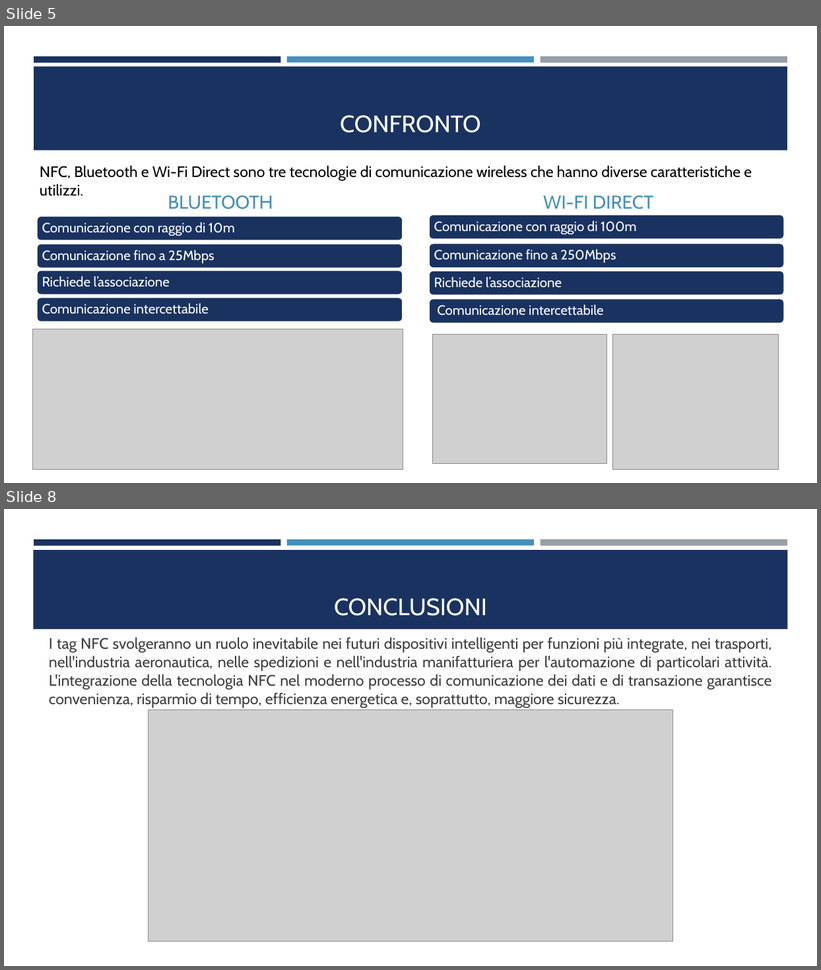
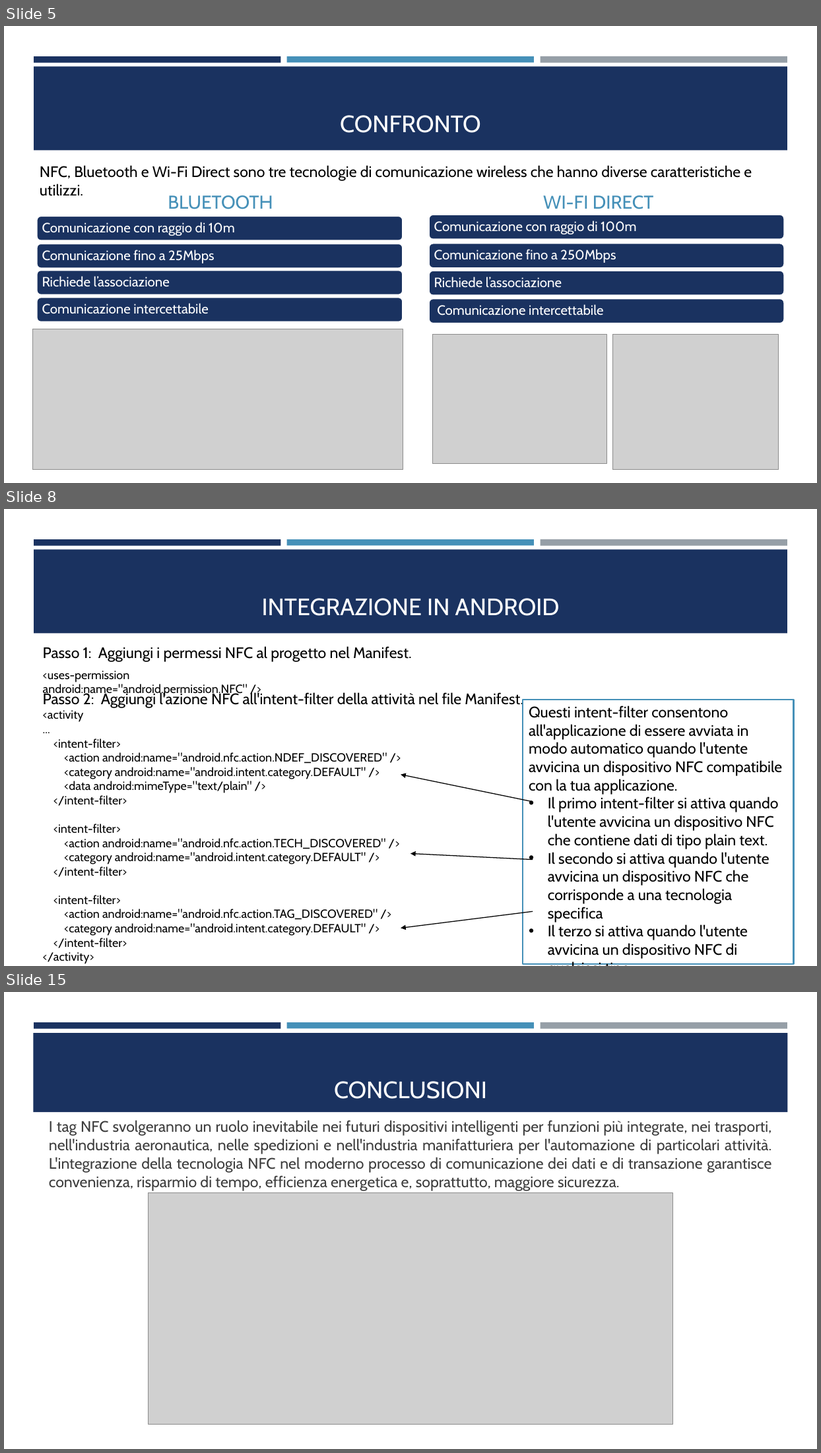
Before and after one commit to AndreaBedei1/Relazione-NFC, a slide deck: Presentazione_NFC/NFC.pptx. Shown one above the other, each under a label of ours: slides 5 and 8 before the commit, slides 5, 8 and 15 after it; the slides between them are not shown. The pictures are 821x970 and 821x1453 pixels, drawn with LibreOffice and Linux fonts; fonts in the diff are those of the drawing; grey boxes stand for pictures. Boxes give left, top, right and bottom in pixels: in the first picture for what was removed or moved away, otherwise in the second. Text is boxed around its words. In the diff, an @@ line names an element or a change of style, - is before the commit and + after.

Commit message:
Add slides on Android integration and iOS integration

```diff
--- a/Presentazione_NFC/NFC.pptx
+++ b/Presentazione_NFC/NFC.pptx
@@ slide 8 added at <box>4,509,817,966</box>, background #FFFFFF; not listed: 4 template elements that a slide beside it also shows @@
@@ title added at <box>262,598,560,616</box>, 28 pt, text #FFFFFF @@
+INTEGRAZIONE IN ANDROID
@@ text added at <box>43,646,412,662</box>, 18 pt, text #000000 @@
+Passo 1: Aggiungi i permessi NFC al progetto nel Manifest.
@@ text added at <box>43,671,248,697</box>, 14 pt, text #000000 @@
+<uses-permission android:name="android.permission.NFC" />
@@ text added at <box>43,691,523,708</box>, 18 pt, text #000000 @@
+Passo 2: Aggiungi l'azione NFC all'intent-filter della attività nel file Manifest.
@@ rectangle added at <box>523,699,794,964</box>, fill #FFFFFF, outline #4590B8 1.75 pt, 18 pt, text #000000 @@
+Questi intent-filter consentono all'applicazione di essere avviata in modo automatico quando l'utente avvicina un dispositivo NFC compatibile con la tua applicazione.
+• Il primo intent-filter si attiva quando l'utente avvicina un dispositivo NFC che contiene dati di tipo plain text.
+• Il secondo si attiva quando l'utente avvicina un dispositivo NFC che corrisponde a una tecnologia specifica
+• Il terzo si attiva quando l'utente avvicina un dispositivo NFC di qualsiasi tipo.
@@ text added at <box>43,710,387,964</box>, 14 pt, text #000000 @@
+<activity
+...
+<intent-filter>
+<action android:name="android.nfc.action.NDEF_DISCOVERED" />
+<category android:name="android.intent.category.DEFAULT" />
+<data android:mimeType="text/plain" />
+</intent-filter>
+<intent-filter>
+<action android:name="android.nfc.action.TECH_DISCOVERED" />
+<category android:name="android.intent.category.DEFAULT" />
+</intent-filter>
+<intent-filter>
+<action android:name="android.nfc.action.TAG_DISCOVERED" />
+<category android:name="android.intent.category.DEFAULT" />
+</intent-filter>
+</activity>
@@ arrow added from (533, 802) to (401, 775), #000000 1 pt @@
@@ arrow added from (533, 859) to (411, 854), #000000 1 pt @@
@@ arrow added from (533, 912) to (401, 929), #000000 1 pt @@
@@ what was slide 8 is now slide 15 @@
```
Also in this commit, not shown: 1 slide changed, 6 other slides added.
